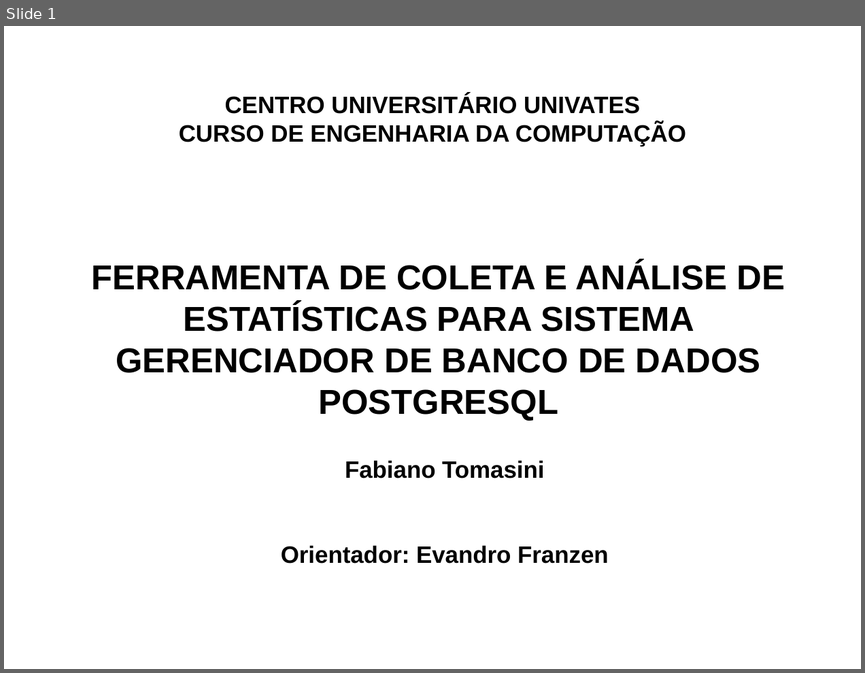
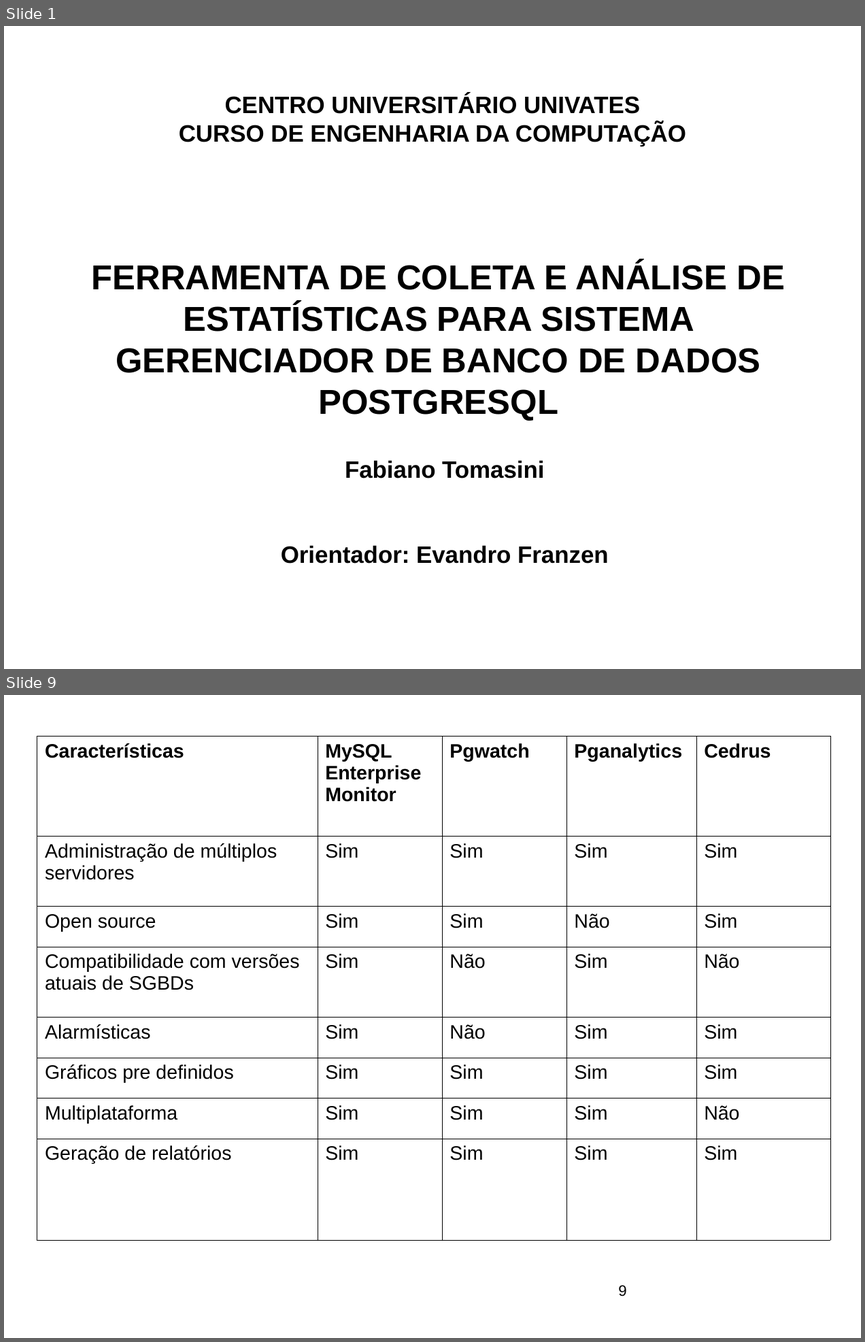
Before and after one commit to ftomasini/smdb, a slide deck: Documentos/FTOMASINI/FINAL/APRESENTACAO.odp. Shown one above the other, each under a label of ours: slide 1 before the commit, slides 1 and 9 after it; the slides between them are not shown. The pictures are 865x673 and 865x1342 pixels, drawn with LibreOffice and Linux fonts; fonts in the diff are those of the drawing; background and template pictures are left out. Boxes give left, top, right and bottom in pixels: in the first picture for what was removed or moved away, otherwise in the second. Text is boxed around its words. In the diff, an @@ line names an element or a change of style, - is before the commit and + after.

```diff
--- a/Documentos/FTOMASINI/FINAL/APRESENTACAO.odp
+++ b/Documentos/FTOMASINI/FINAL/APRESENTACAO.odp
@@ slide 9 added at bbox=[4, 695, 861, 1338], background picture (left out) @@
@@ table added at bbox=[37, 736, 830, 1240], 8 rows, 5 columns @@
+Características | MySQL Enterprise Monitor | Pgwatch | Pganalytics | Cedrus
+Administração de múltiplos servidores | Sim | Sim | Sim | Sim
+Open source | Sim | Sim | Não | Sim
+Compatibilidade com versões atuais de SGBDs | Sim | Não | Sim | Não
+Alarmísticas | Sim | Não | Sim | Sim
+Gráficos pre definidos | Sim | Sim | Sim | Sim
+Multiplataforma | Sim | Sim | Sim | Não
+Geração de relatórios | Sim | Sim | Sim | Sim
@@ page number added at bbox=[618, 1285, 626, 1296], 14 pt, text #000000 @@
+9
```
Also in this commit, not shown: 13 slides changed, 11 other slides added, 12 slides removed, 3 other files.
